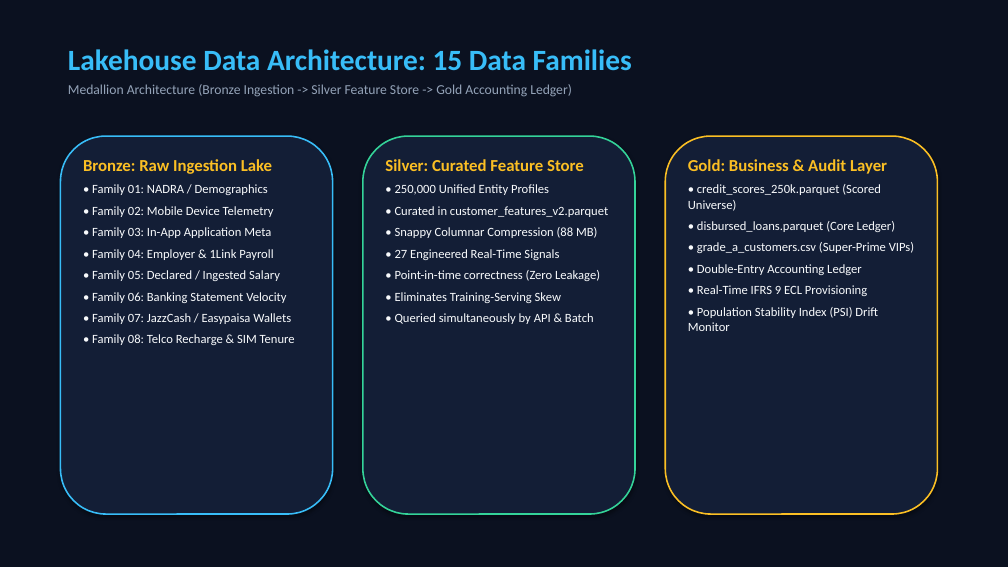
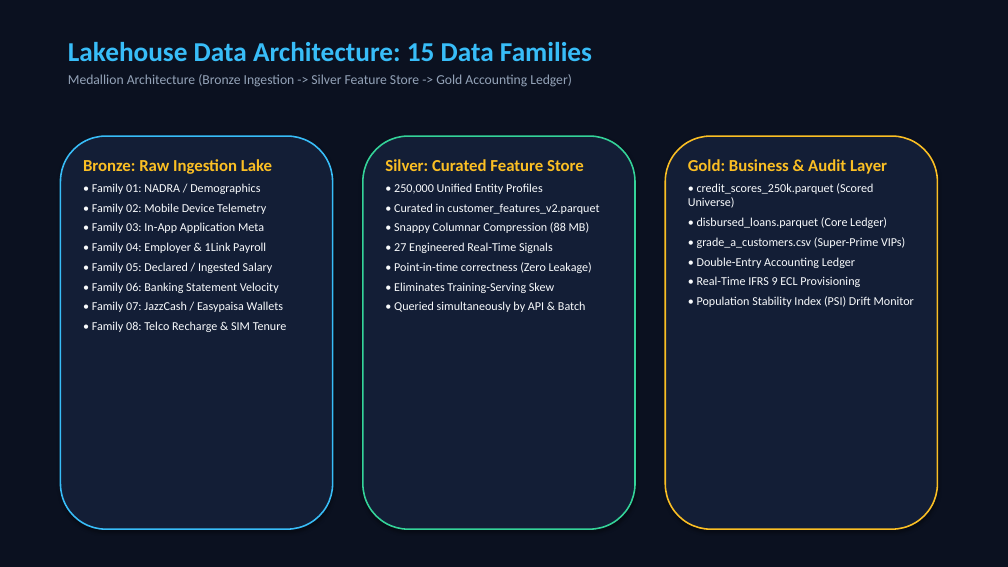
Before and after one commit to khayam1064/AI-CREDIT-SCORING, a slide deck: slide 5 of AI_Credit_Scoring_Conference_Master_Presentation.pptx (slide 4 before the commit). Drawn at 1008x567 pixels with LibreOffice and Linux fonts; fonts in the diff are those of the drawing. Boxes give left, top, right and bottom in pixels: in the first picture for what was removed or moved away, otherwise in the second. Text is boxed around its words. In the diff, an @@ line names an element or a change of style, - is before the commit and + after.

Commit message:
Enhance conference presentation with flow.png, ROC curve, grade distribution, IFRS 9, and SHAP charts

```diff
--- a/AI_Credit_Scoring_Conference_Master_Presentation.pptx
+++ b/AI_Credit_Scoring_Conference_Master_Presentation.pptx
@@ text "Lakehouse Data Architecture: 15 Data ...": place and size @@
-text "Lakehouse Data Architecture: 15 Data ..." at [68,49,632,97]
+text "Lakehouse Data Architecture: 15 Data ..." at [68,42,592,87]
@@ text at [68,42,592,61]: size 28 to 26 pt in "Lakehouse Data Architecture: 15 Data Families" @@
@@ rounded rectangle: place and size @@
-rounded rectangle at [60,136,333,514]
+rounded rectangle at [60,136,333,529]
@@ rounded rectangle: place and size @@
-rounded rectangle at [363,136,635,514]
+rounded rectangle at [363,136,635,529]
@@ rounded rectangle: place and size @@
-rounded rectangle at [665,136,938,514]
+rounded rectangle at [665,136,938,529]
@@ text at [92,183,287,332]: size 12 to 11.5 pt; less space between paragraphs @@
@@ text at [394,183,599,312]: size 12 to 11.5 pt in "• 250,000 Unified Entity Profiles", "• Curated in customer_features_v2.parquet", "• Snappy Columnar Compression (88 MB)", "• 27 Engineered Real-Time Signals" and 3 more places; less space between paragraphs @@
@@ text at [688,183,914,307]: size 12 to 11.5 pt; less space between paragraphs @@
```
Also in this commit, not shown: 9 other slides changed, 4 slides added, 2 slides removed, 4 other files.
